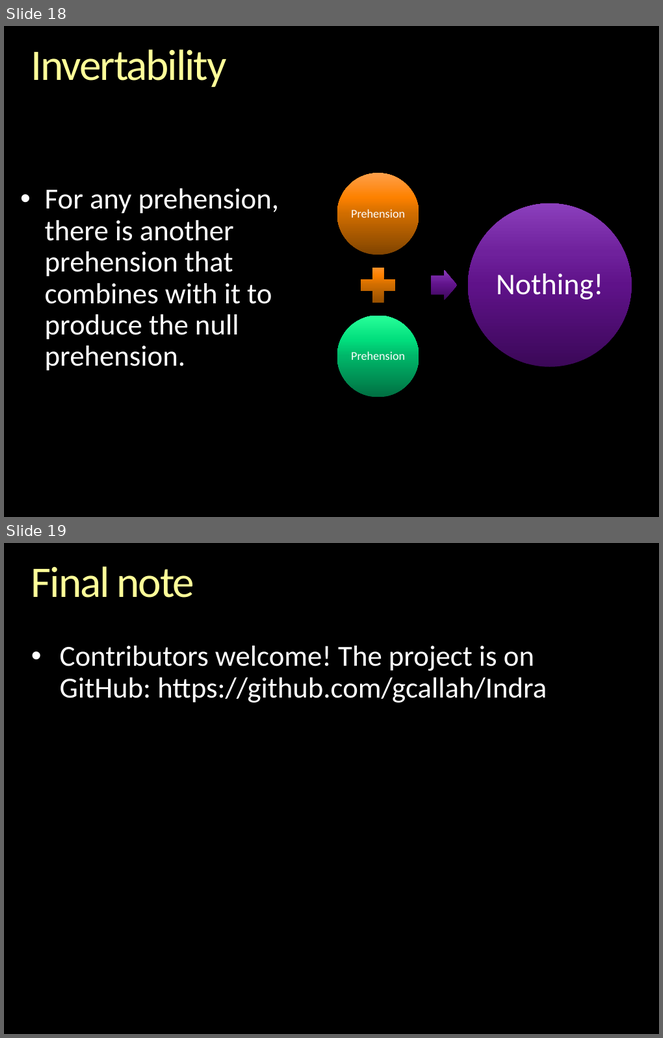
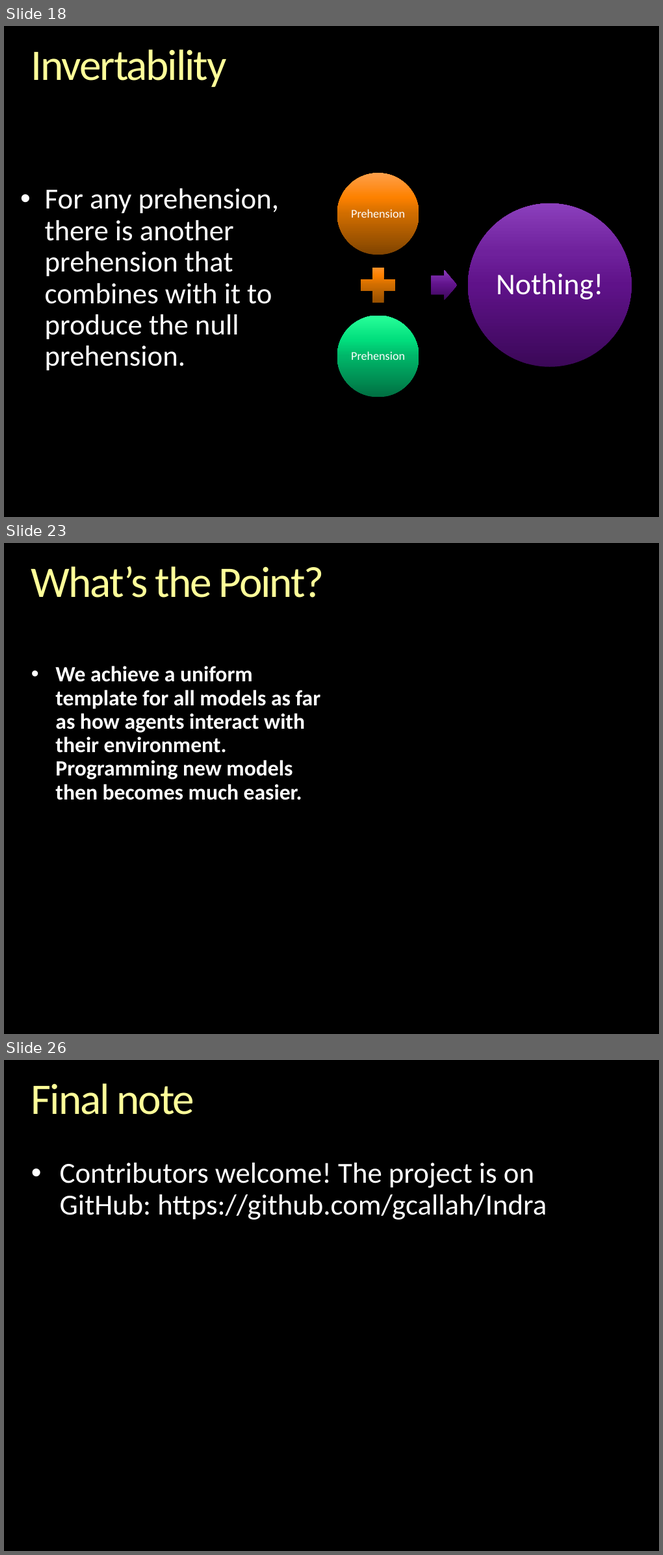
Before and after one commit to gcallah/indras_net, a slide deck: docs/ABMsAsAlgebraic.pptx. Shown one above the other, each under a label of ours: slides 18 and 19 before the commit, slides 18, 23 and 26 after it; the slides between them are not shown. The pictures are 663x1038 and 663x1555 pixels, drawn with LibreOffice and Linux fonts; fonts in the diff are those of the drawing; background and template pictures are left out. Boxes give left, top, right and bottom in pixels: in the first picture for what was removed or moved away, otherwise in the second. Text is boxed around its words. In the diff, an @@ line names an element or a change of style, - is before the commit and + after.

```diff
--- a/docs/ABMsAsAlgebraic.pptx
+++ b/docs/ABMsAsAlgebraic.pptx
@@ slide 23 added at (x1=4, y1=543, x2=659, y2=1034), background picture (left out) @@
@@ title added at (x1=31, y1=566, x2=324, y2=598), 48 pt, text gradient #FFFFB9 to #FFFF99 to #F6AE1E @@
+What’s the Point?
@@ text added at (x1=55, y1=666, x2=321, y2=800), 24 pt, text #FFFFFF, bold @@
+    • We achieve a uniform template for all models as far as how agents interact with their environment. Programming new models then becomes much easier.
@@ what was slide 19 is now slide 26 @@
```
Also in this commit, not shown: 5 slides changed, 7 other slides added, 1 other file.
